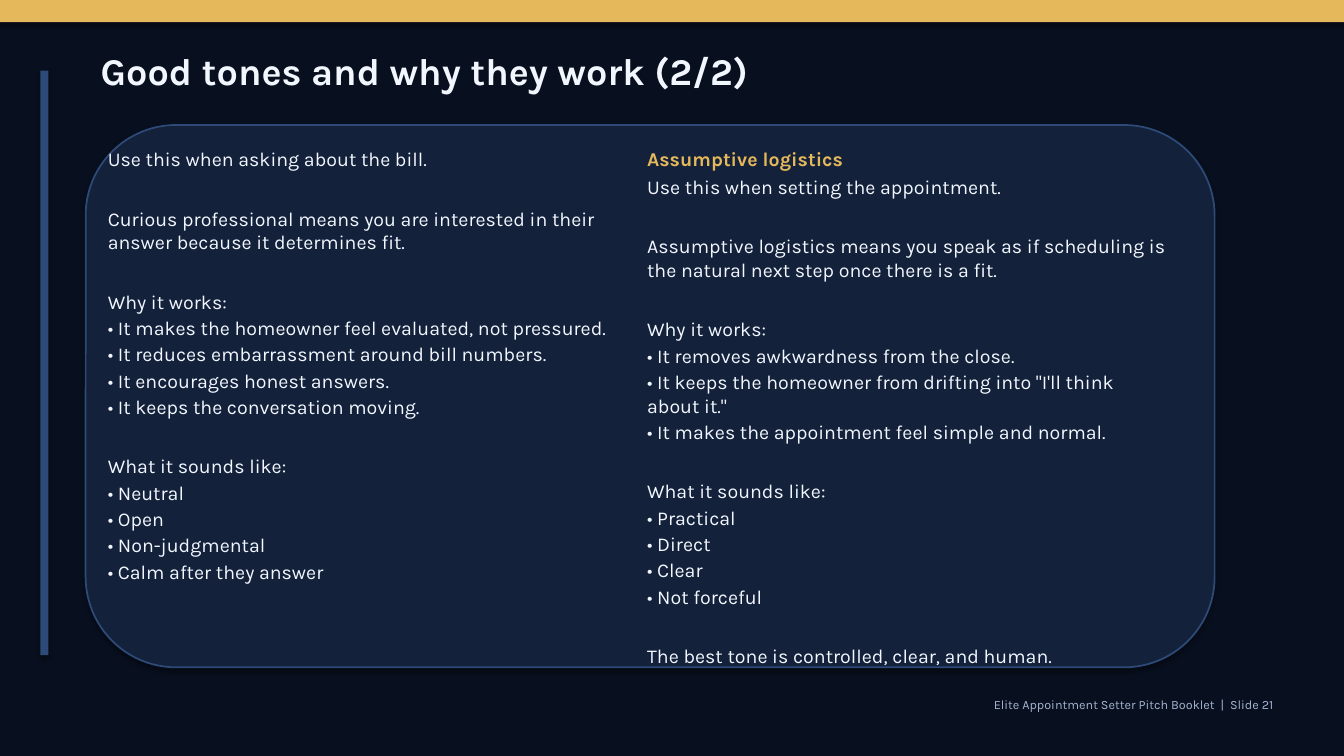
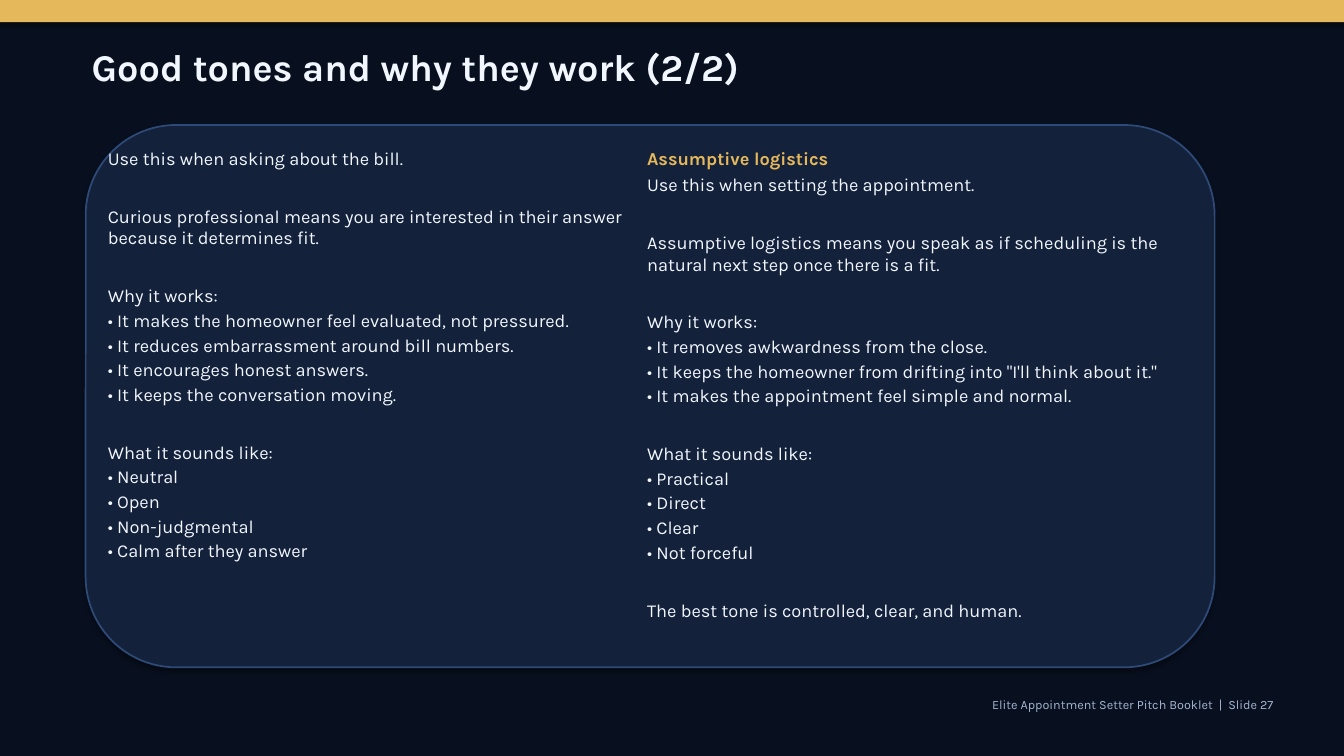
Before and after one commit to rvargas112902-ship-it/Solar-project, a slide deck: slide 27 of deliverables/APPOINTMENT_SETTER_HANDBOOK_ELITE_DECK.pptx (slide 21 before the commit). Drawn at 1344x756 pixels with LibreOffice and Linux fonts; fonts in the diff are those of the drawing. Boxes give left, top, right and bottom in pixels: in the first picture for what was removed or moved away, otherwise in the second. Text is boxed around its words. In the diff, an @@ line names an element or a change of style, - is before the commit and + after.

```diff
--- a/deliverables/APPOINTMENT_SETTER_HANDBOOK_ELITE_DECK.pptx
+++ b/deliverables/APPOINTMENT_SETTER_HANDBOOK_ELITE_DECK.pptx
@@ text "Good tones and why they ...": place and size @@
-text "Good tones and why they ..." at (101, 56, 748, 94)
+text "Good tones and why they ..." at (92, 52, 739, 90)
@@ rectangle removed at (40, 71, 48, 655) @@
@@ text "Use this when asking about ..." at (108, 149, 622, 562): size 14 to 13 pt @@
@@ text "Assumptive logistics" at (647, 152, 1158, 619): size 14 to 13 pt @@
@@ text at (992, 700, 1273, 712): text changed @@
-Elite Appointment Setter Pitch Booklet | Slide 21
+Elite Appointment Setter Pitch Booklet | Slide 27
```
Also in this commit, not shown: 75 other slides changed, 6 slides added, 2 other files.
